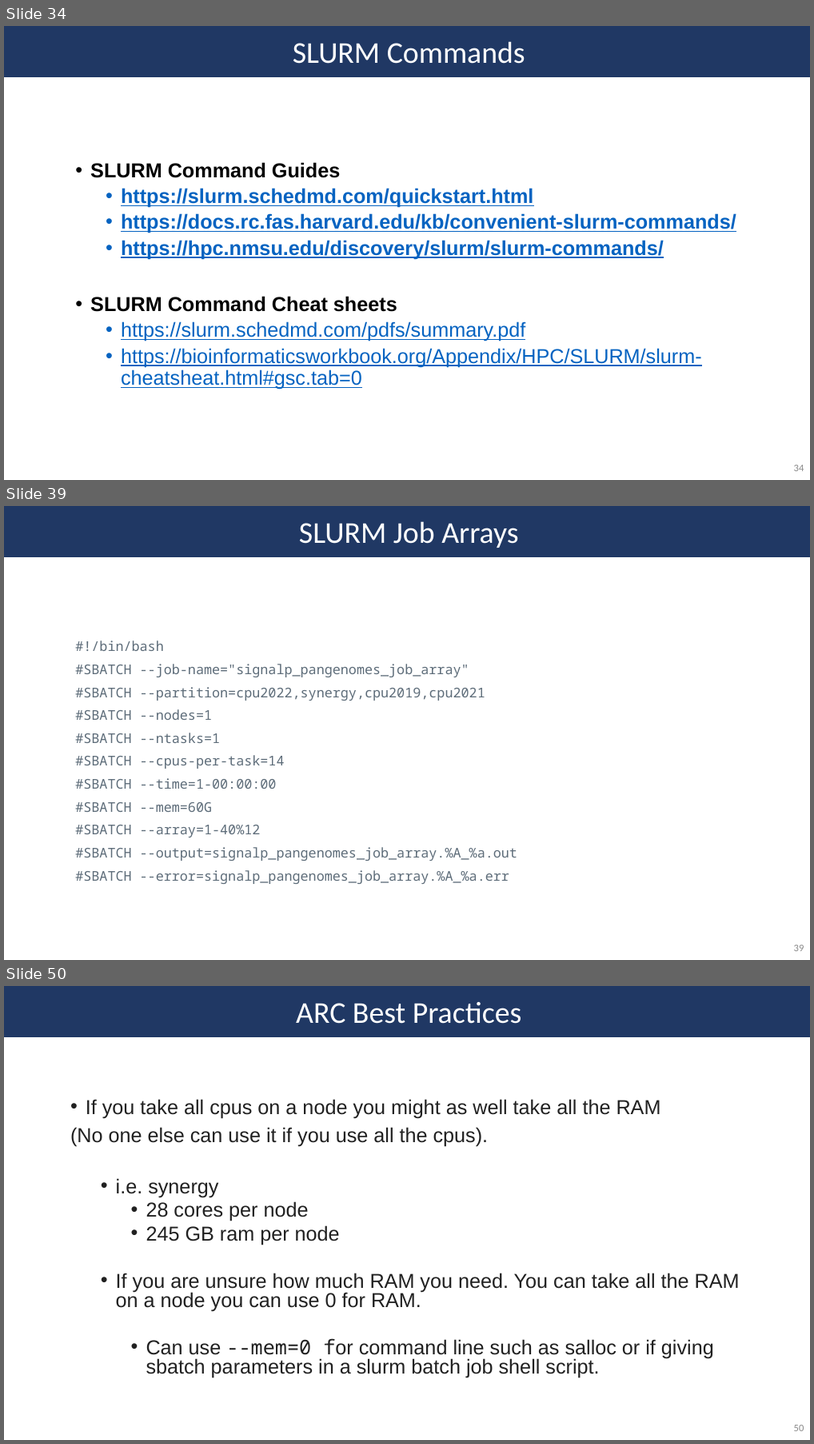
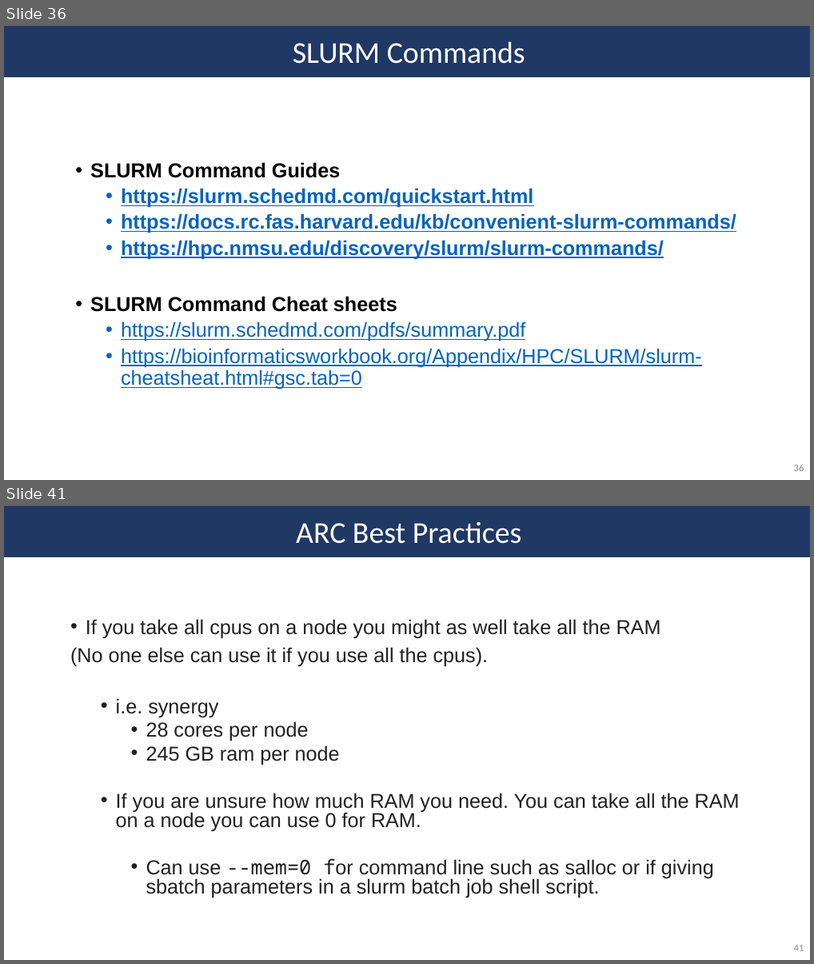
Before and after one commit to SycuroLab/arc_best_practices, a slide deck: arc_best_practices_presentation.pptx. Shown one above the other, each under a label of ours: slides 34, 39 and 50 before the commit, slides 36 and 41 after it; the slides between them are not shown. The pictures are 814x1444 and 814x964 pixels, drawn with LibreOffice and Linux fonts; fonts in the diff are those of the drawing. Boxes give left, top, right and bottom in pixels: in the first picture for what was removed or moved away, otherwise in the second. Text is boxed around its words. In the diff, an @@ line names an element or a change of style, - is before the commit and + after.

```diff
--- a/arc_best_practices_presentation.pptx
+++ b/arc_best_practices_presentation.pptx
@@ slide 39 removed at [4,506,810,960], background #FFFFFF @@
@@ rectangle removed at [4,506,810,556] @@
@@ text removed at [299,521,518,548] @@
-SLURM Job Arrays
@@ text removed at [75,640,518,884] @@
-#!/bin/bash
-#SBATCH --job-name="signalp_pangenomes_job_array"
-#SBATCH --partition=cpu2022,synergy,cpu2019,cpu2021
-#SBATCH --nodes=1
-#SBATCH --ntasks=1
-#SBATCH --cpus-per-task=14
-#SBATCH --time=1-00:00:00
-#SBATCH --mem=60G
-#SBATCH --array=1-40%12
-#SBATCH --output=signalp_pangenomes_job_array.%A_%a.out
-#SBATCH --error=signalp_pangenomes_job_array.%A_%a.err
@@ page number removed at [794,944,805,951] @@
-39
@@ what was slide 34 is now slide 36 @@
@@ what was slide 50 is now slide 41 @@
@@ page number at [794,944,805,951]: text changed @@
-50
+41
```
Also in this commit, not shown: 5 slides changed, 5 slides added, 13 other slides removed.
